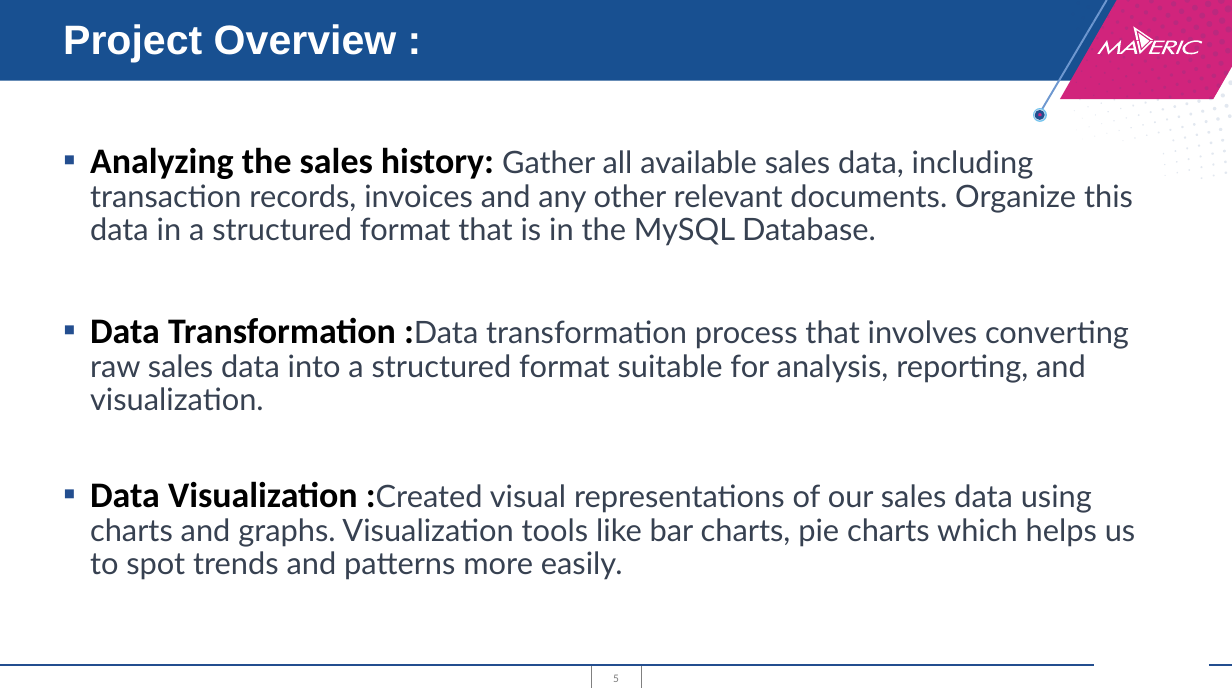
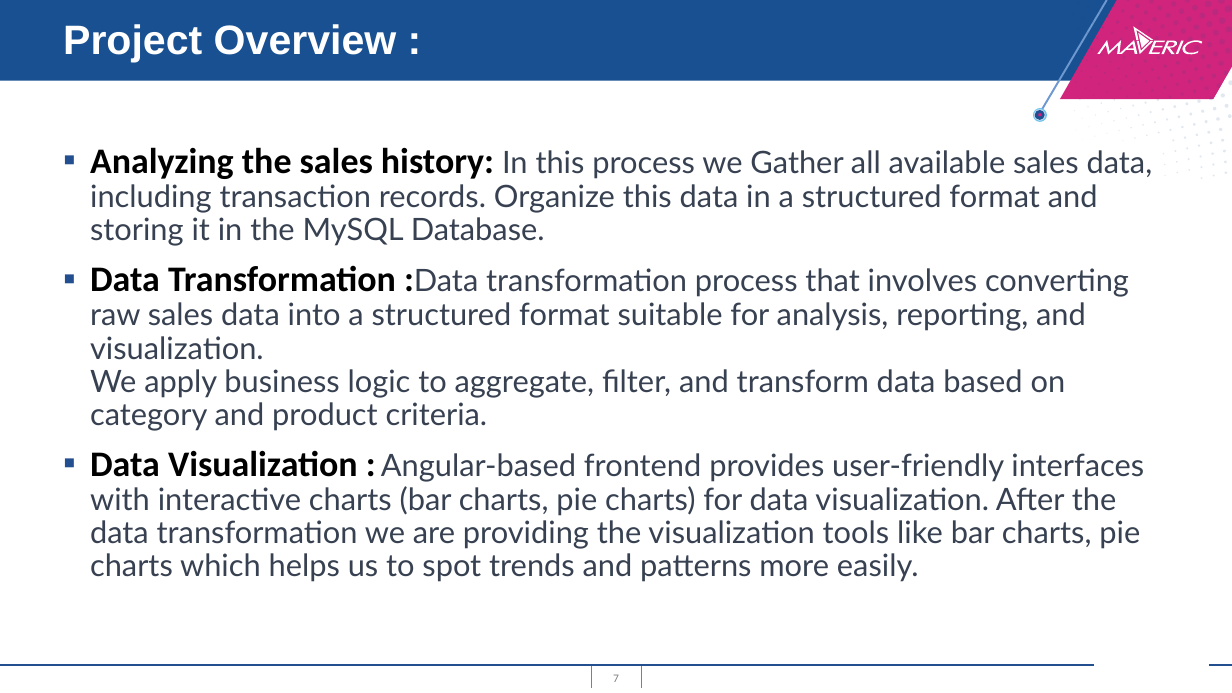
Before and after one commit to shan18007/Data-Pipeline, a slide deck: slide 7 of Data Pipeline.pptx (slide 5 before the commit). Drawn at 1232x693 pixels with LibreOffice and Linux fonts; fonts in the diff are those of the drawing; background and template pictures are left out. Boxes give left, top, right and bottom in pixels: in the first picture for what was removed or moved away, otherwise in the second. Text is boxed around its words. In the diff, an @@ line names an element or a change of style, - is before the commit and + after.

```diff
--- a/Data Pipeline.pptx
+++ b/Data Pipeline.pptx
@@ text at [90, 147, 1153, 582]: text changed @@
-▪ Analyzing the sales history: Gather all available sales data, including transaction records, invoices and any other relevant documents. Organize this data in a structured format that is in the MySQL Database.
-▪ Data Transformation :Data transformation process that involves converting raw sales data into a structured format suitable for analysis, reporting, and visualization.
-▪ Data Visualization :Created visual representations of our sales data using charts and graphs. Visualization tools like bar charts, pie charts which helps us to spot trends and patterns more easily.
+▪ Analyzing the sales history: In this process we Gather all available sales data, including transaction records. Organize this data in a structured format and storing it in the MySQL Database.
+▪ Data Transformation :Data transformation process that involves converting raw sales data into a structured format suitable for analysis, reporting, and visualization.
+  We apply business logic to aggregate, filter, and transform data based on category and product criteria.
+▪ Data Visualization : Angular-based frontend provides user-friendly interfaces with interactive charts (bar charts, pie charts) for data visualization. After the data transformation we are providing the visualization tools like bar charts, pie charts which helps us to spot trends and patterns more easily.
@@ page number at [613, 674, 619, 682]: text changed @@
-5
+7
```
Also in this commit, not shown: 3 other slides changed, 4 slides added, 2 slides removed, 2 other files.
